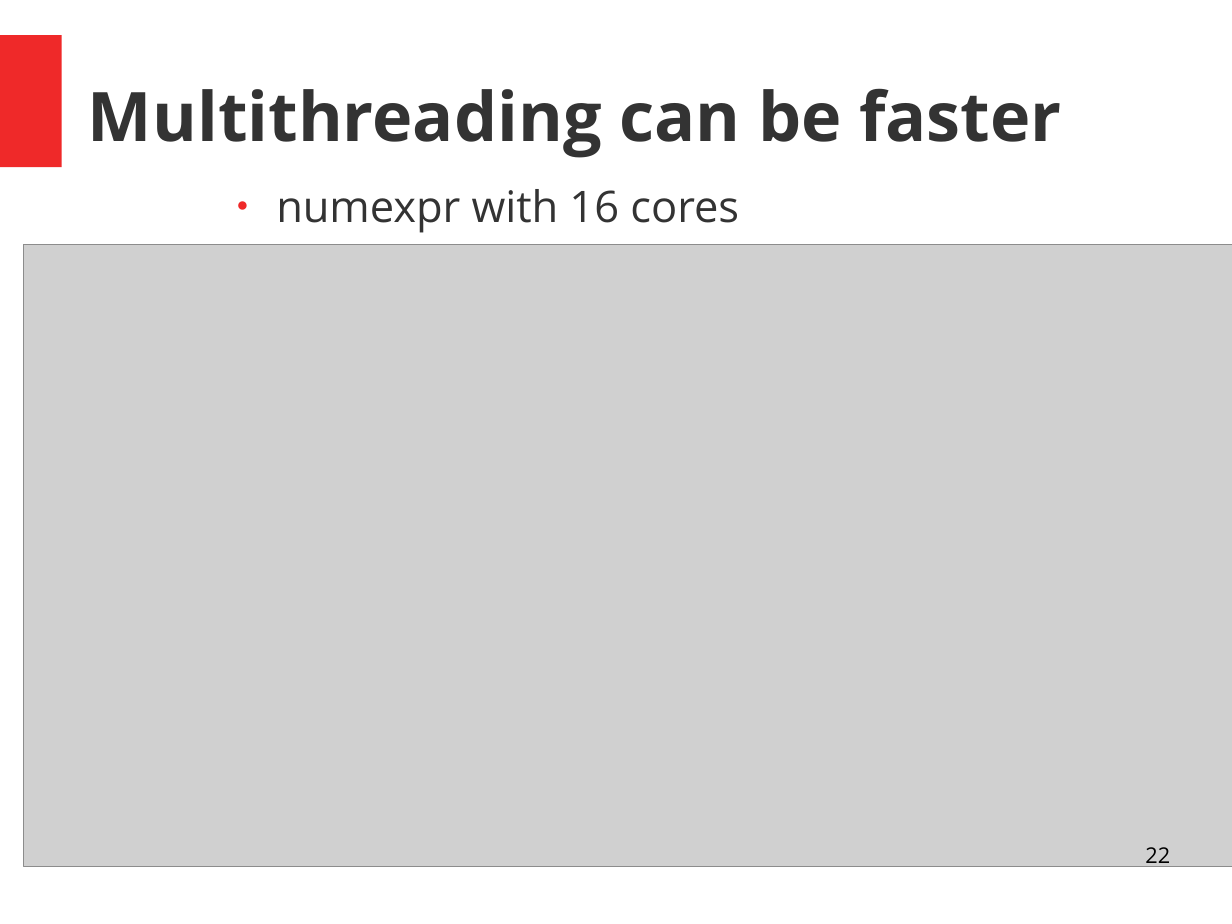
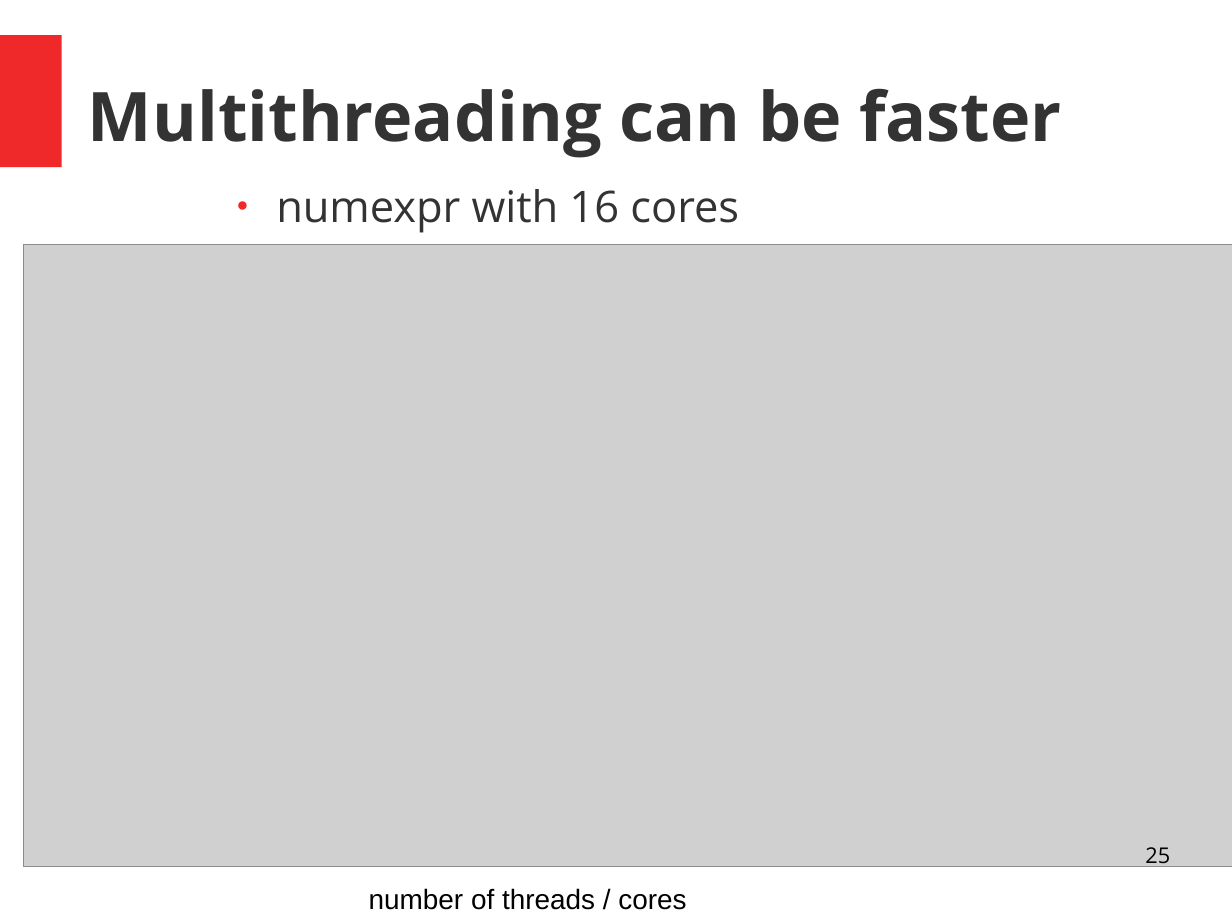
Before and after one commit to ASPP/MemoryBoundComputations, a slide deck: slide 25 of lecture/memory_bound_computations.odp (slide 22 before the commit). Drawn at 1232x924 pixels with LibreOffice and Linux fonts; fonts in the diff are those of the drawing; grey boxes stand for pictures. Boxes give left, top, right and bottom in pixels: in the first picture for what was removed or moved away, otherwise in the second. Text is boxed around its words. In the diff, an @@ line names an element or a change of style, - is before the commit and + after.

```diff
--- a/lecture/memory_bound_computations.odp
+++ b/lecture/memory_bound_computations.odp
@@ page number at bbox=[1145, 847, 1170, 869]: text changed @@
-22
+25
@@ text added at bbox=[369, 888, 686, 910], 18 pt, text #000000 @@
+number of threads / cores
```
Also in this commit, not shown: 5 other slides changed, 4 slides added.
